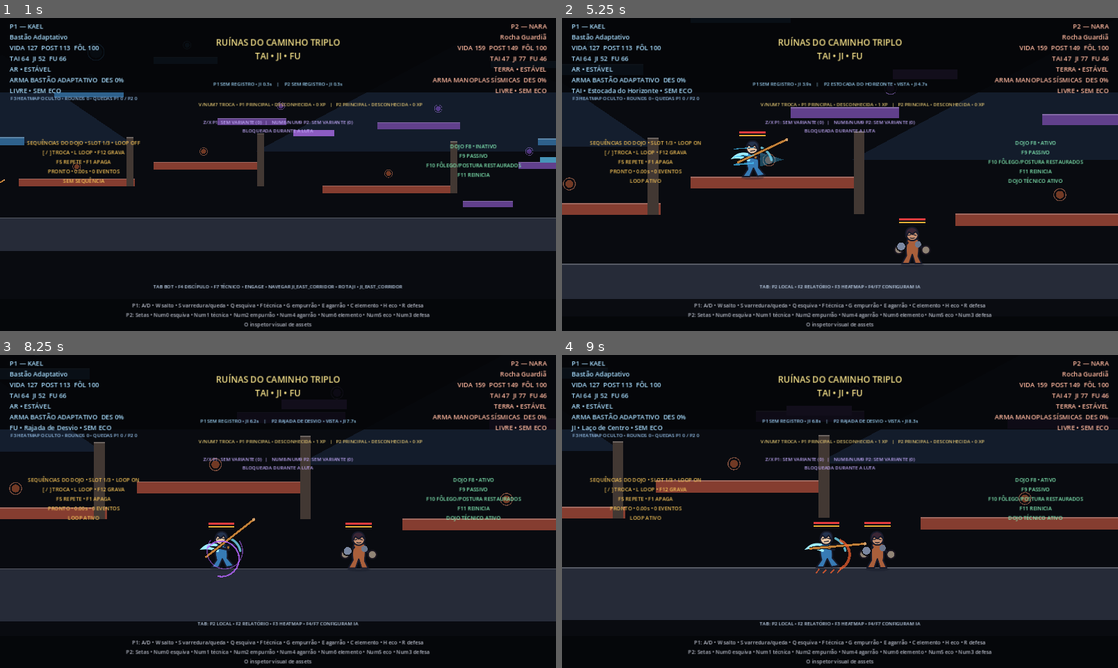
Above: before the commit, frames 1-4 (two rows, left to right).
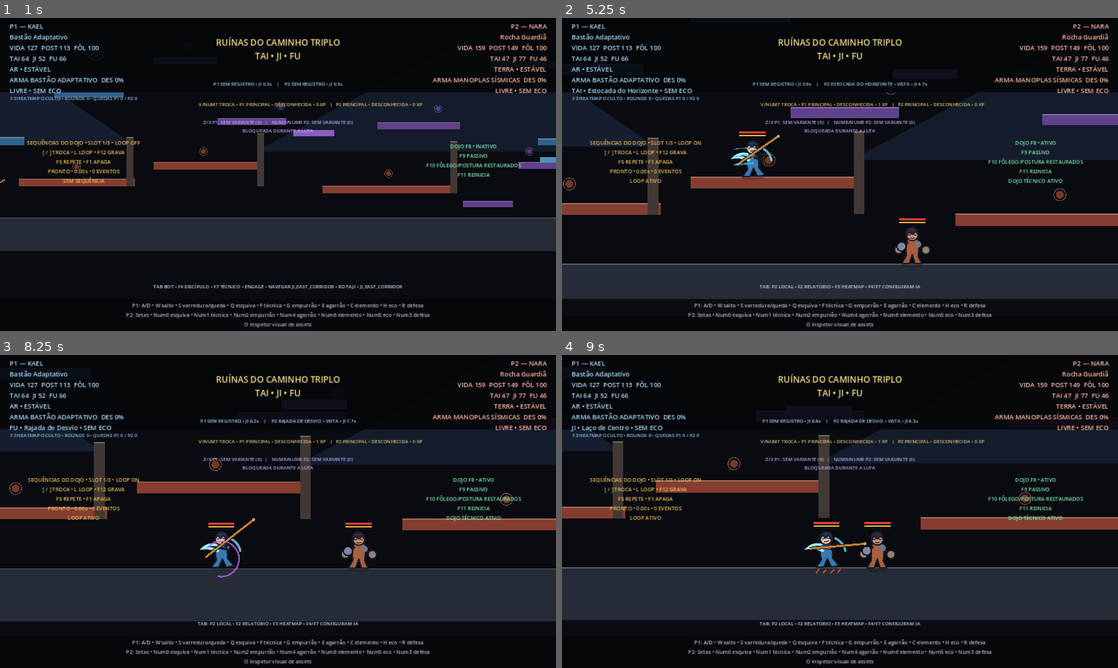
Above: after the commit, the same moments.

Repository: Tehkne-Solutions/taijifu-masters
Game: Godot game, scene res://scenes/main.tscn
The game is run twice, just before and just after one commit, with the same random seed, the same clock (stepped at 60 frames per second) and the same inputs.
Inputs:
- Up to frame 1 (1 s): tap Enter (start_match) at 0.5 s; hold D (p1_right) from 0.53 s (still down); tap K (clear_variant_comparison) at 0.6 s; tap W (p1_jump) at 0.77 s
- Up to frame 2 (5.25 s): tap F7 (cycle_bot_personality) at 1.35 s; tap W (p1_jump) at 1.52, 3.02, 3.77, 4.52 s; release D (p1_right) at 2.03 s; hold A (p1_left) 2.03-2.78 s; tap ] (dojo_next_slot) at 2.1 s; hold D (p1_right) 2.78-4.28 s; tap [ (dojo_previous_slot) at 2.85 s; tap F8 (dojo_toggle) at 3.6 s; hold A (p1_left) 4.28-5.03 s; tap L (dojo_toggle_loop) at 4.35 s; hold D (p1_right) from 5.03 s (still down); tap F (p1_attack) at 5.1 s
- Up to frame 3 (8.25 s): release D (p1_right) at 5.78 s; hold A (p1_left) 5.78-7.28 s; tap R (p1_block) at 5.85 s; tap W (p1_jump) at 6.02, 6.77, 7.52 s; tap Q (p1_dodge) at 6.6 s; hold D (p1_right) from 7.28 s (still down); tap H (p1_echo) at 7.35 s; tap C (p1_element) at 8.1 s
- Up to frame 4 (9 s): keep holding D (p1_right); tap E (p1_element_next) at 8.85 s

Frame 1 is identical in both runs. In frame 2, 0.2% of the frame differs, in the area x 31-62%, y 37-75%; in frame 3, less than 0.1%; in frame 4, less than 0.1%.

Commit message:
feat(visual): aplicar técnicas, overrides e ponta real da arma

Diff:
--- a/scripts/visual/fighter_visual_overlay.gd
+++ b/scripts/visual/fighter_visual_overlay.gd
@@ -4,27 +4,67 @@
 var _fighter: FighterController
 var _sprite_presenter: ProvisionalSpritePresenter
 var _time := 0.0
+var _current_weapon_tip_local := Vector2.ZERO
+var _current_trail_profile: Dictionary = {"enabled": false}
+var _current_context: Dictionary = {}
+var _current_attachment: Dictionary = {}
+var _current_path_id: StringName = &"neutral"
 
 func _ready() -> void:
 	_fighter = get_parent() as FighterController
 	_sprite_presenter = get_node_or_null("../SpritePresenter") as ProvisionalSpritePresenter
+	process_mode = Node.PROCESS_MODE_ALWAYS
 	z_index = 5
 
 func _process(delta: float) -> void:
 	_time += delta
 	queue_redraw()
 
+func current_weapon_tip_global() -> Vector2:
+	return to_global(_current_weapon_tip_local)
+
+func current_trail_profile() -> Dictionary:
+	return _current_trail_profile.duplicate(true)
+
+func current_trail_color() -> Color:
+	return CombatVisualCatalog.weapon_color(_fighter.equipped_weapon_id).lightened(0.14)
+
+func current_visual_context() -> Dictionary:
+	return _current_context.duplicate(true)
+
+func current_attachment() -> Dictionary:
+	return _current_attachment.duplicate(true)
+
 func _draw() -> void:
 	if not is_instance_valid(_fighter):
 		return
-	var technique := _fighter._current_technique
-	var path_id := &"neutral"
-	if is_instance_valid(technique):
-		path_id = StringName(technique.path)
-	var path_color := CombatVisualCatalog.path_color(path_id)
+	_resolve_visual_state()
+	var path_color := CombatVisualCatalog.path_color(_current_path_id)
 	var weapon_color := CombatVisualCatalog.weapon_color(_fighter.equipped_weapon_id)
 	var facing := _fighter.facing
-	var attack_strength := TechniqueVisualTimeline.phase_energy(_fighter)
+	var strength := TechniqueVisualTimeline.energy_for_context(
+		StringName(_current_context.get("phase_id", &"none")),
+		float(_current_context.get("progress", 0.0))
+	)
+	if not is_instance_valid(_sprite_presenter) or not _sprite_presenter.has_active_sprite():
+		_draw_face_expression(path_color)
+	_draw_weapon_pose(weapon_color, _current_path_id, facing, strength, _current_attachment)
+	_draw_path_feedback(_current_path_id, path_color, facing, strength)
+	_draw_state_feedback(path_color, facing)
+
+func _resolve_visual_state() -> void:
+	_current_context = TechniqueVisualTimeline.context(_fighter)
+	var editor := get_tree().get_first_node_in_group("attachment_editor")
+	if is_instance_valid(editor) and editor.has_method("visual_context_for"):
+		_current_context = editor.call("visual_context_for", _fighter, _current_context)
+	var technique_id := StringName(_current_context.get("technique_id", &""))
+	var phase_id := StringName(_current_context.get("phase_id", &"none"))
+	var progress := float(_current_context.get("progress", 0.0))
+	_current_path_id = StringName(_current_context.get("path_id", &"neutral"))
+	if technique_id != &"":
+		var technique := TechniqueCatalog.get_technique(technique_id)
+		_current_path_id = StringName(technique.path)
+		_current_context["path_id"] = _current_path_id
 	var character_id := &"kael"
 	var state_id := &"idle"
 	var frame_index := 0
@@ -32,12 +72,19 @@
 		character_id = _sprite_presenter.character_id()
 		state_id = _sprite_presenter.current_state_id()
 		frame_index = _sprite_presenter.current_frame_index()
-	else:
-		_draw_face_expression(path_color)
-	var attachment := CharacterAttachmentCatalog.attachment(character_id, state_id, frame_index, facing)
-	_draw_weapon_pose(weapon_color, path_id, facing, attack_strength, attachment)
-	_draw_path_feedback(path_id, path_color, facing, attack_strength)
-	_draw_state_feedback(path_color, facing)
+	var base := CharacterAttachmentCatalog.attachment(character_id, state_id, frame_index, _fighter.facing)
+	var user_override: Dictionary = {}
+	if is_instance_valid(editor) and editor.has_method("override_for"):
+		var value: Variant = editor.call("override_for", character_id, technique_id, phase_id, progress)
+		if value is Dictionary:
+			user_override = value
+	_current_attachment = TechniqueAttachmentCatalog.resolve(
+		base, technique_id, phase_id, progress, _fighter.facing, user_override
+	)
+	_current_trail_profile = _current_attachment.get("trail", {"enabled": false})
+	_current_context["character_id"] = character_id
+	_current_context["state_id"] = state_id
+	_current_context["frame_index"] = frame_index
 
 func _draw_face_expression(path_color: Color) -> void:
 	var brow_y := -55.0
@@ -55,22 +102,12 @@
 	draw_circle(Vector2(-4.3, eye_y), 1.5, path_color)
 	draw_circle(Vector2(4.3, eye_y), 1.5, path_color)
 
-func _draw_weapon_pose(
-	color: Color,
-	path_id: StringName,
-	facing: float,
-	strength: float,
-	attachment: Dictionary
-) -> void:
+func _draw_weapon_pose(color: Color, path_id: StringName, facing: float, strength: float, attachment: Dictionary) -> void:
 	match _fighter.equipped_weapon_id:
-		&"training_staff":
-			_draw_staff(color, path_id, facing, strength, attachment)
-		&"wind_wraps":
-			_draw_wind_wraps(color, path_id, facing, strength, attachment)
-		&"seismic_gauntlets", &"breaker_gauntlets":
-			_draw_gauntlets(color, path_id, facing, strength, attachment)
-		_:
-			_draw_unarmed(color, path_id, facing, strength, attachment)
+		&"training_staff": _draw_staff(color, path_id, facing, strength, attachment)
+		&"wind_wraps": _draw_wind_wraps(color, path_id, facing, strength, attachment)
+		&"seismic_gauntlets", &"breaker_gauntlets": _draw_gauntlets(color, path_id, facing, strength, attachment)
+		_: _draw_unarmed(color, path_id, facing, strength, attachment)
 
 func _draw_staff(color: Color, path_id: StringName, facing: float, strength: float, attachment: Dictionary) -> void:
 	var hand: Vector2 = attachment.get("hand", Vector2(11.0 * facing, -21.0))
@@ -78,16 +115,18 @@
 	var angle := float(attachment.get("angle", -0.56))
 	var reach_scale := float(attachment.get("reach", 1.0))
 	match path_id:
-		&"tai":
-			angle += 0.34
-		&"ji":
-			angle += 0.72
-		&"fu":
-			angle -= 0.22 + sin(_time * 8.0) * 0.06
-	angle += TechniqueVisualTimeline.weapon_angle_offset(_fighter)
+		&"tai": angle += 0.34
+		&"ji": angle += 0.72
+		&"fu": angle -= 0.22 + sin(_time * 8.0) * 0.06
+	angle += TechniqueVisualTimeline.angle_offset_for_context(
+		path_id,
+		StringName(_current_context.get("phase_id", &"none")),
+		float(_current_context.get("progress", 0.0))
+	)
 	var direction := Vector2(cos(angle) * facing, sin(angle))
 	var tip := hand + direction * (68.0 + strength * 19.0) * reach_scale
 	var back := rear_hand - direction * (20.0 + strength * 12.0)
+	_current_weapon_tip_local = tip
 	draw_line(back, tip, Color(0.07, 0.045, 0.03, 0.9), 8.0)
 	draw_line(back, tip, color, 4.6)
 	draw_circle(hand, 3.0, color.darkened(0.18))
@@ -98,70 +137,61 @@
 	var origin: Vector2 = attachment.get("hand", Vector2(16.0 * facing, -18.0))
 	var rear_origin: Vector2 = attachment.get("rear_hand", Vector2(-13.0 * facing, -24.0))
 	var reach_scale := float(attachment.get("reach", 1.0))
-	var reach := (45.0 + strength * 24.0) * reach_scale
-	if path_id == &"tai":
-		reach += 16.0
-	var ribbon_a := PackedVector2Array([
-		origin,
-		origin + Vector2(18.0 * facing, -18.0),
-		origin + Vector2(reach * facing, sin(phase) * 13.0 - 5.0),
-		origin + Vector2((reach + 18.0) * facing, cos(phase) * 8.0)
-	])
-	var ribbon_b := PackedVector2Array([
-		rear_origin,
-		rear_origin + Vector2(-15.0 * facing, 20.0),
-		rear_origin + Vector2((-42.0 - strength * 10.0) * facing, sin(phase + 1.4) * 15.0)
-	])
+	var angle := float(attachment.get("angle", -0.56))
+	angle += TechniqueVisualTimeline.angle_offset_for_context(
+		path_id,
+		StringName(_current_context.get("phase_id", &"none")),
+		float(_current_context.get("progress", 0.0))
+	)
+	var reach := (48.0 + strength * 31.0) * reach_scale
+	if path_id == &"tai": reach += 16.0
+	var direction := Vector2(cos(angle) * facing, sin(angle))
+	var tip := origin + direction * reach + Vector2(0.0, sin(phase) * 8.0)
+	var ribbon_a := PackedVector2Array([origin, origin.lerp(tip, 0.35) + Vector2(0, -14), origin.lerp(tip, 0.72) + Vector2(0, 10), tip])
+	var ribbon_b := PackedVector2Array([rear_origin, rear_origin + Vector2(-15.0 * facing, 20.0), rear_origin + Vector2(-42.0 * facing, sin(phase + 1.4) * 15.0)])
+	_current_weapon_tip_local = tip
 	draw_polyline(ribbon_a, color, 5.0, true)
 	draw_polyline(ribbon_b, Color(color, 0.68), 3.2, true)
 
 func _draw_gauntlets(color: Color, path_id: StringName, facing: float, strength: float, attachment: Dictionary) -> void:
 	var hand: Vector2 = attachment.get("hand", Vector2(24.0 * facing, -15.0))
 	var rear_hand: Vector2 = attachment.get("rear_hand", Vector2(-14.0 * facing, -24.0))
-	var extension := Vector2((strength * 13.0 + 6.0) * facing, 0.0)
-	if _fighter._attack_phase == FighterController.AttackPhase.RECOVERY:
-		extension *= 0.25
+	var reach_scale := float(attachment.get("reach", 1.0))
+	var extension := Vector2((strength * 13.0 + 6.0) * facing * reach_scale, 0.0)
+	if StringName(_current_context.get("phase_id", &"none")) == &"recovery": extension *= 0.25
 	var lead := hand + extension
 	var radius := 9.0 if path_id != &"ji" else 12.0
-	if _fighter._attack_phase == FighterController.AttackPhase.ACTIVE:
-		radius += 3.0
+	if StringName(_current_context.get("phase_id", &"none")) == &"active": radius += 3.0
+	_current_weapon_tip_local = lead
 	draw_circle(lead, radius + 3.0, Color(0.04, 0.045, 0.06, 0.9))
 	draw_circle(lead, radius, color)
 	draw_circle(rear_hand, radius * 0.82, color.darkened(0.12))
-	if path_id == &"ji":
-		draw_rect(Rect2(lead.x - 9.0, lead.y + 8.0, 18.0, 6.0), color.lightened(0.18))
+	if path_id == &"ji": draw_rect(Rect2(lead.x - 9.0, lead.y + 8.0, 18.0, 6.0), color.lightened(0.18))
 
 func _draw_unarmed(color: Color, path_id: StringName, facing: float, strength: float, attachment: Dictionary) -> void:
 	var hand: Vector2 = attachment.get("hand", Vector2(24.0 * facing, -15.0))
 	var rear_hand: Vector2 = attachment.get("rear_hand", Vector2(-18.0 * facing, -21.0))
-	var lead := hand + Vector2((strength * 10.0) * facing, 0.0)
+	var reach_scale := float(attachment.get("reach", 1.0))
+	var lead := hand + Vector2(strength * 10.0 * facing * reach_scale, 0.0)
+	_current_weapon_tip_local = lead
 	draw_circle(lead, 5.5, color)
-	if path_id == &"fu":
-		draw_circle(rear_hand, 4.0, Color(color, 0.72))
+	if path_id == &"fu": draw_circle(rear_hand, 4.0, Color(color, 0.72))
 
 func _draw_path_feedback(path_id: StringName, color: Color, facing: float, strength: float) -> void:
-	if _fighter._attack_phase == FighterController.AttackPhase.NONE or path_id == &"neutral":
-		return
+	var phase_id := StringName(_current_context.get("phase_id", &"none"))
+	if phase_id == &"none" or path_id == &"neutral": return
 	var effect_color := Color(color, 0.28 + strength * 0.52)
 	match path_id:
 		&"tai":
 			for index in range(3):
 				var y := -42.0 + index * 18.0
 				draw_line(Vector2(-44.0 * facing, y), Vector2((-10.0 + strength * 18.0) * facing, y - 4.0), effect_color, 2.0 + index)
-			draw_colored_polygon(PackedVector2Array([
-				Vector2(18.0 * facing, -34.0),
-				Vector2((55.0 + strength * 22.0) * facing, -18.0),
-				Vector2(18.0 * facing, -2.0)
-			]), Color(color, 0.18 + strength * 0.18))
 		&"ji":
-			var ground_y := 35.0
 			for offset in [-24.0, -8.0, 10.0, 25.0]:
-				draw_line(Vector2(offset, ground_y), Vector2(offset + facing * 8.0, ground_y - 8.0 - absf(offset) * 0.08), effect_color, 3.0)
-			draw_arc(Vector2(18.0 * facing, -8.0), 28.0 + strength * 10.0, -1.2, 1.2, 12, effect_color, 6.0)
+				draw_line(Vector2(offset, 35.0), Vector2(offset + facing * 8.0, 27.0 - absf(offset) * 0.08), effect_color, 3.0)
 		&"fu":
 			var pulse := 4.0 + sin(_time * 10.0) * 3.0
 			draw_arc(Vector2.ZERO, 34.0 + pulse, -2.5, 1.8, 18, effect_color, 3.5)
-			draw_arc(Vector2(8.0 * facing, -18.0), 48.0 - pulse, -0.6, 3.8, 20, Color(color, effect_color.a * 0.62), 2.4)
 
 func _draw_state_feedback(color: Color, facing: float) -> void:
 	if _fighter._is_blocking:
